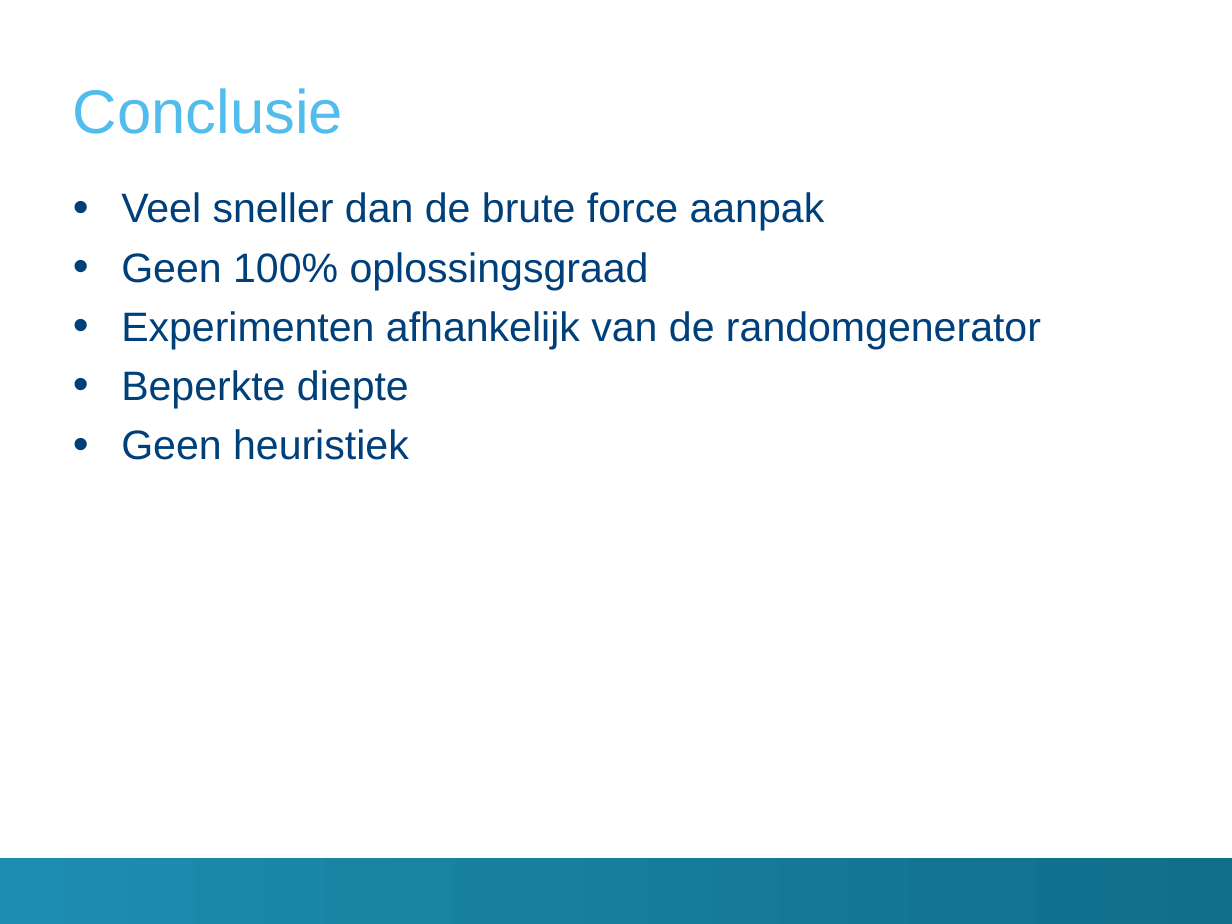
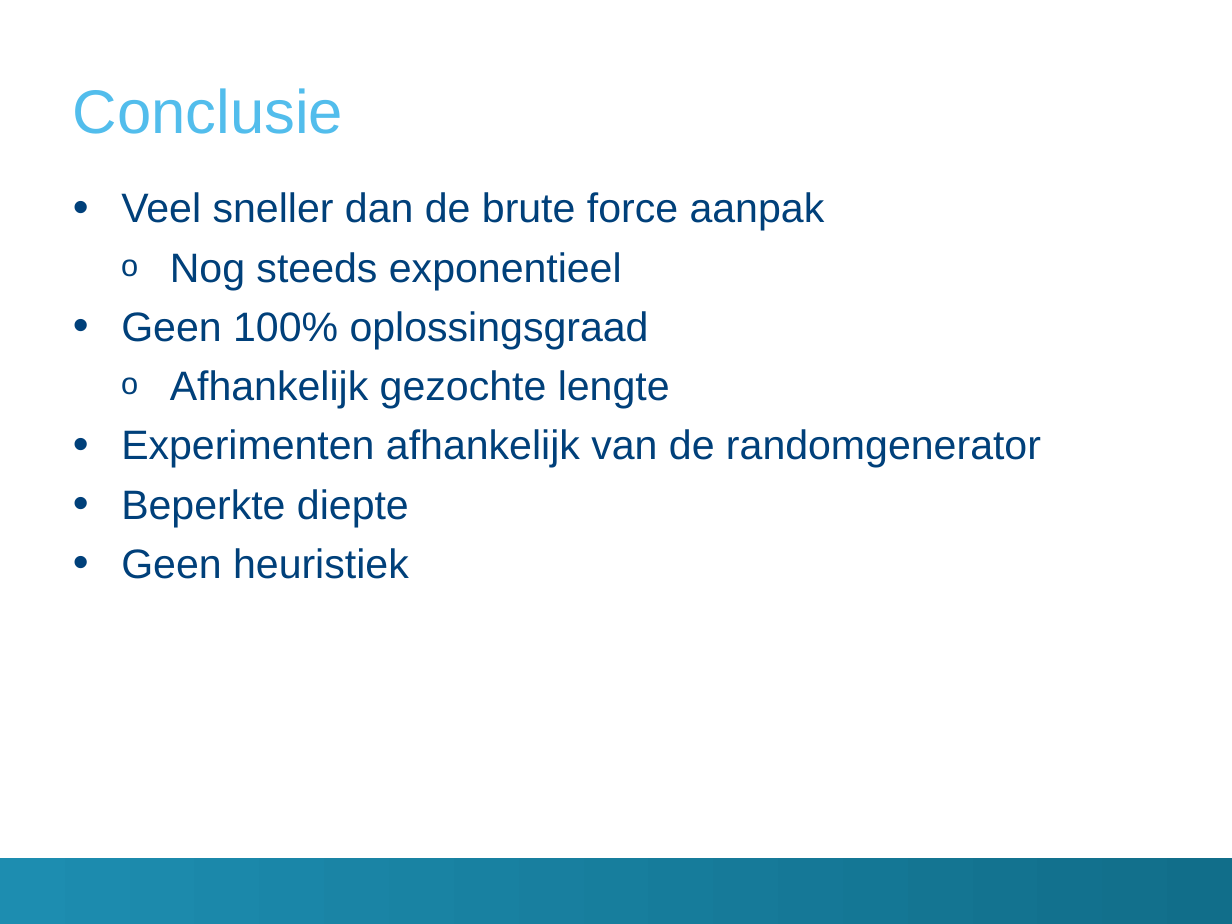
Before and after one commit to TomDeGroote/Bachelorproef, a slide deck: slide 27 of Paper/Finale Presentatie/presentatie.pptx (slide 25 before the commit). Drawn at 1232x924 pixels with LibreOffice and Linux fonts; fonts in the diff are those of the drawing; background and template pictures are left out. Boxes give left, top, right and bottom in pixels: in the first picture for what was removed or moved away, otherwise in the second. Text is boxed around its words. In the diff, an @@ line names an element or a change of style, - is before the commit and + after.

```diff
--- a/Paper/Finale Presentatie/presentatie.pptx
+++ b/Paper/Finale Presentatie/presentatie.pptx
@@ text at [170,252,622,290]: paragraph added @@
+  o Nog steeds exponentieel
@@ text at [170,370,670,408]: paragraph added @@
+  o Afhankelijk gezochte lengte
```
Also in this commit, not shown: 13 other slides changed, 3 slides added, 3 slides removed, 8 other files.
